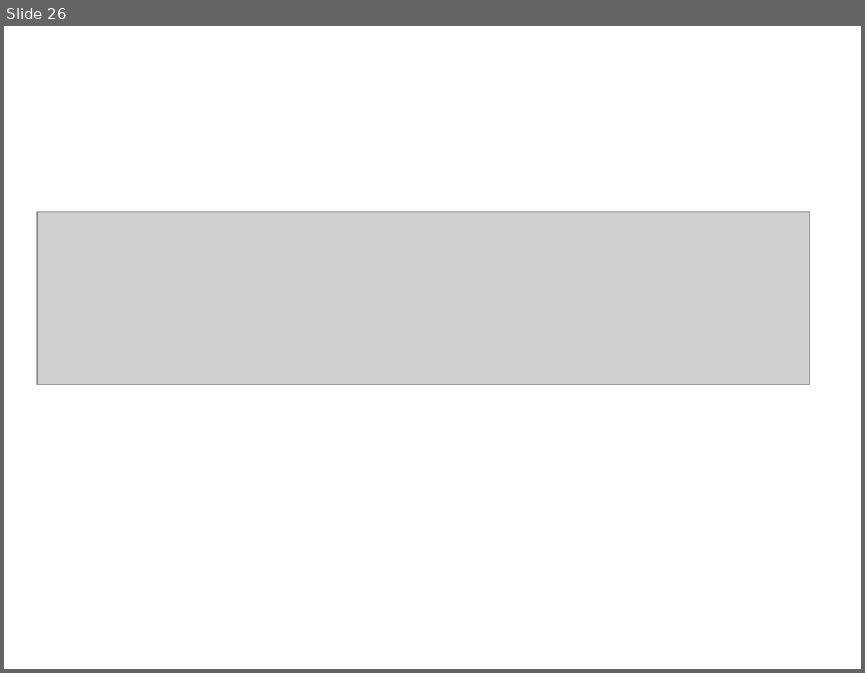
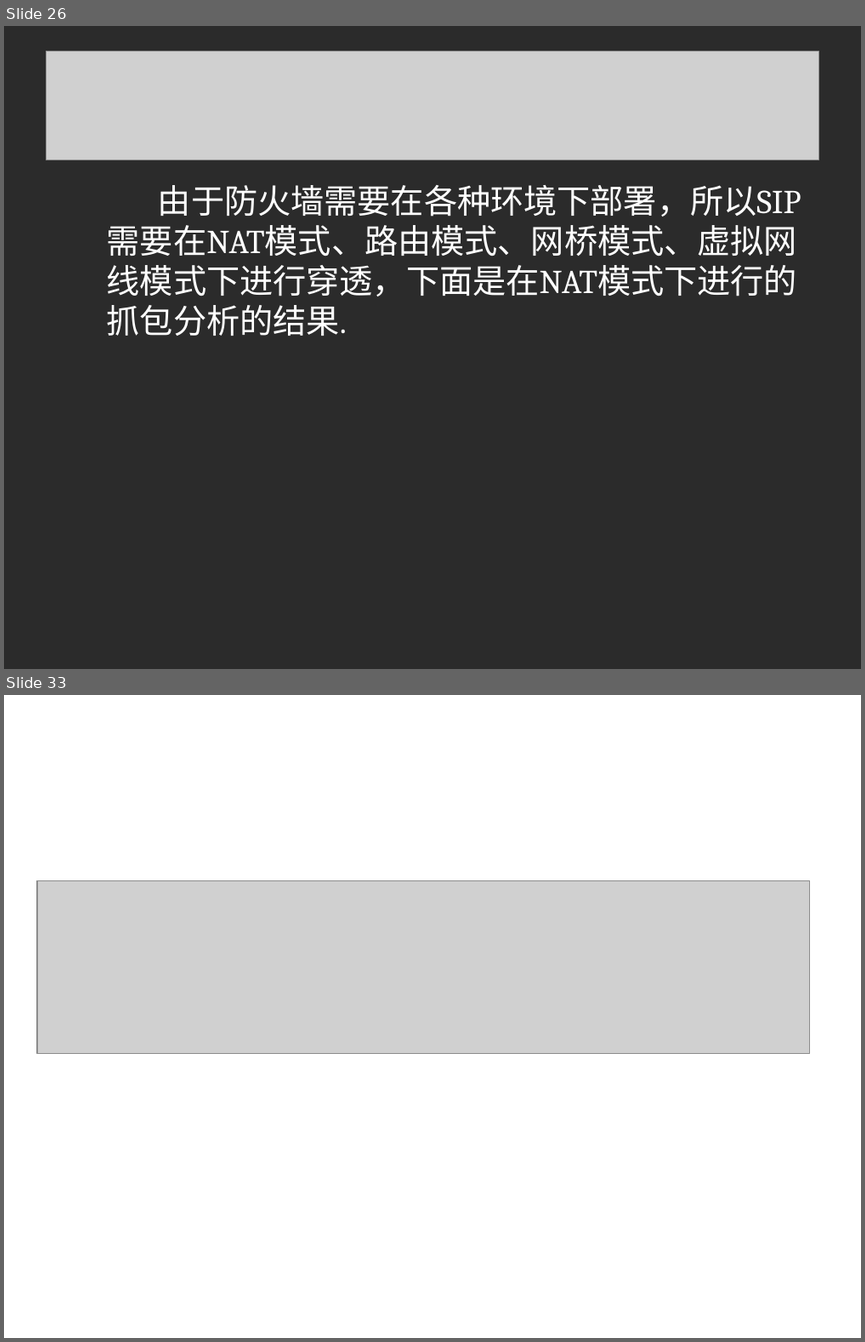
Before and after one commit to linuxsky/sip-alg, a slide deck: design-documents/SIP-ALG解决方案答辩.ppt. Shown one above the other, each under a label of ours: slide 26 before the commit, slides 26 and 33 after it; the slides between them are not shown. The pictures are 865x673 and 865x1342 pixels, drawn with LibreOffice and Linux fonts; fonts in the diff are those of the drawing; grey boxes stand for pictures; background and template pictures are left out; a plain dark background stands for a picture behind light text. Boxes give left, top, right and bottom in pixels: in the first picture for what was removed or moved away, otherwise in the second. Text is boxed around its words. In the diff, an @@ line names an element or a change of style, - is before the commit and + after.

```diff
--- a/design-documents/SIP-ALG解决方案答辩.ppt
+++ b/design-documents/SIP-ALG解决方案答辩.ppt
@@ slide 26 added at (4, 26, 861, 669), background picture (left out) @@
@@ picture added at (46, 51, 818, 159) @@
@@ text added at (107, 185, 801, 296), 28 pt, text #FFFFFF @@
+由于防火墙需要在各种环境下部署，所以SIP需要在NAT模式、路由模式、网桥模式、虚拟网线模式下进行穿透，下面是在NAT模式下进行的抓包分析的结果.
@@ what was slide 26 is now slide 33 @@
```
Also in this commit, not shown: 1 slide changed, 7 other slides added, 1 slide removed.
